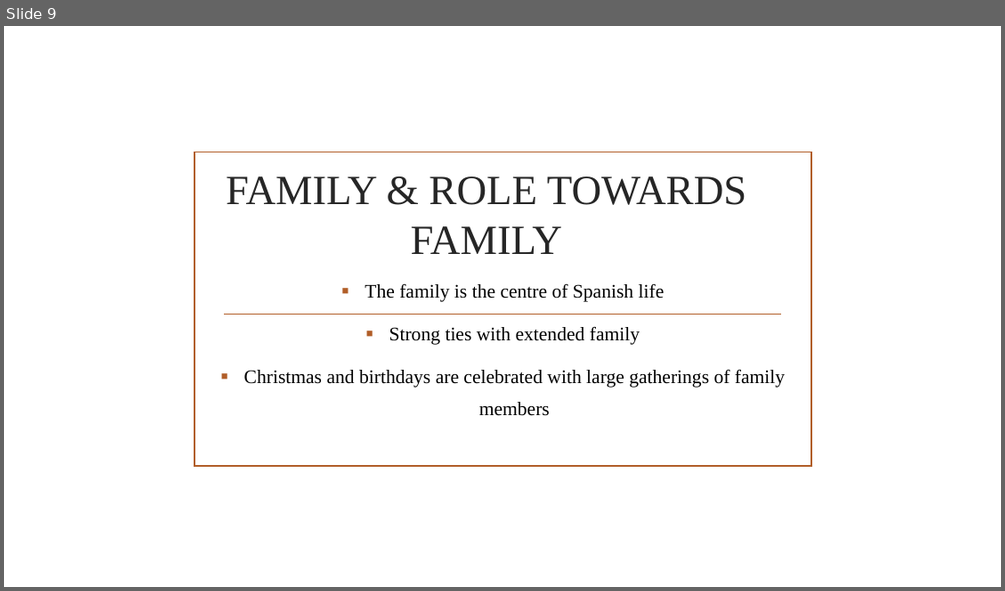
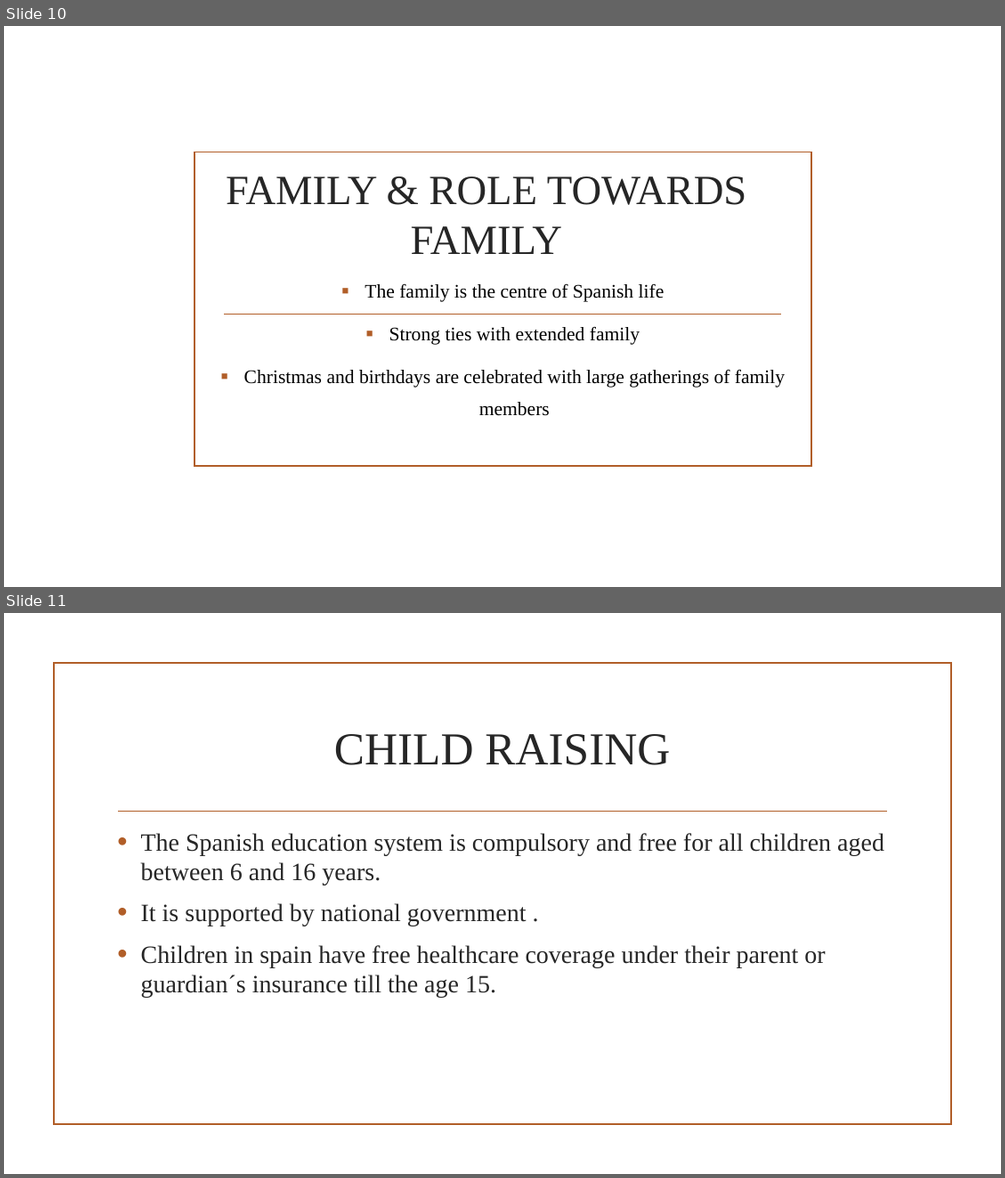
Before and after one commit to pushpraj789/capg-lab, a slide deck: spain.pptx. Shown one above the other, each under a label of ours: slide 9 before the commit, slides 10 and 11 after it. The pictures are 1005x591 and 1005x1178 pixels, drawn with LibreOffice and Linux fonts; fonts in the diff are those of the drawing; background and template pictures are left out. Boxes give left, top, right and bottom in pixels: in the first picture for what was removed or moved away, otherwise in the second. Text is boxed around its words. In the diff, an @@ line names an element or a change of style, - is before the commit and + after.

```diff
--- a/spain.pptx
+++ b/spain.pptx
@@ slide 11 added at (x1=4, y1=613, x2=1001, y2=1174), background picture (left out) @@
@@ rectangle added at (x1=53, y1=663, x2=951, y2=1125), outline #B15E28 1.25 pt @@
@@ title added at (x1=334, y1=734, x2=670, y2=765), 44 pt, text #262626 @@
+CHILD RAISING
@@ line added from (119, 811) to (887, 811), #B15E28 1.25 pt @@
@@ text added at (x1=141, y1=833, x2=884, y2=997), 24 pt, text #262626 @@
+• The Spanish education system is compulsory and free for all children aged between 6 and 16 years.
+• It is supported by national government .
+• Children in spain have free healthcare coverage under their parent or guardian´s insurance till the age 15.
@@ what was slide 9 is now slide 10 @@
```
Also in this commit, not shown: 1 slide changed.
